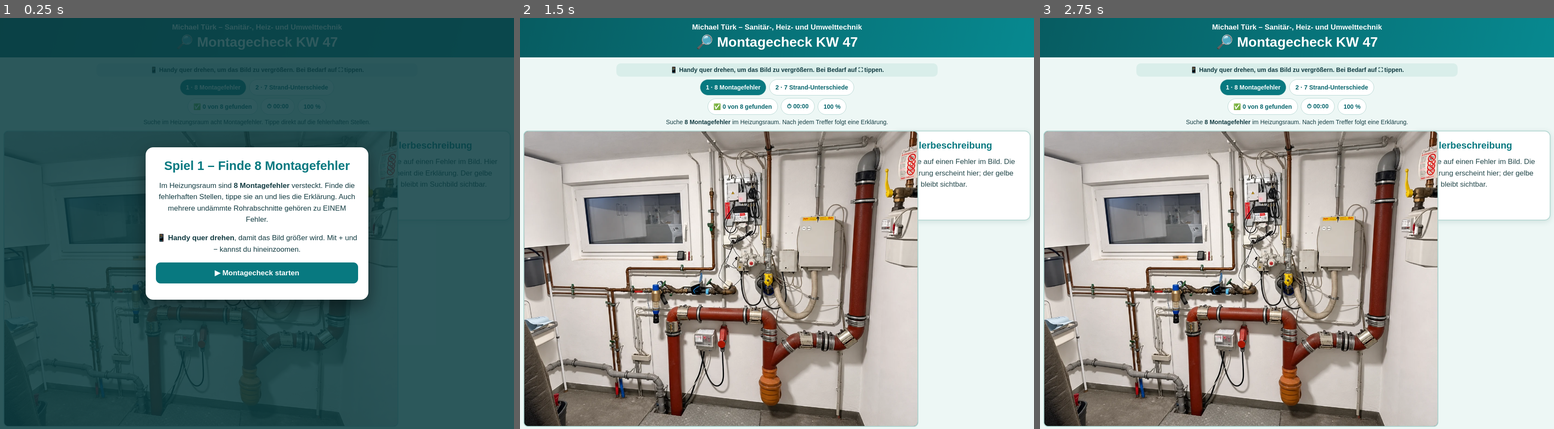
Above: before the commit, frames 1-3 (left to right).
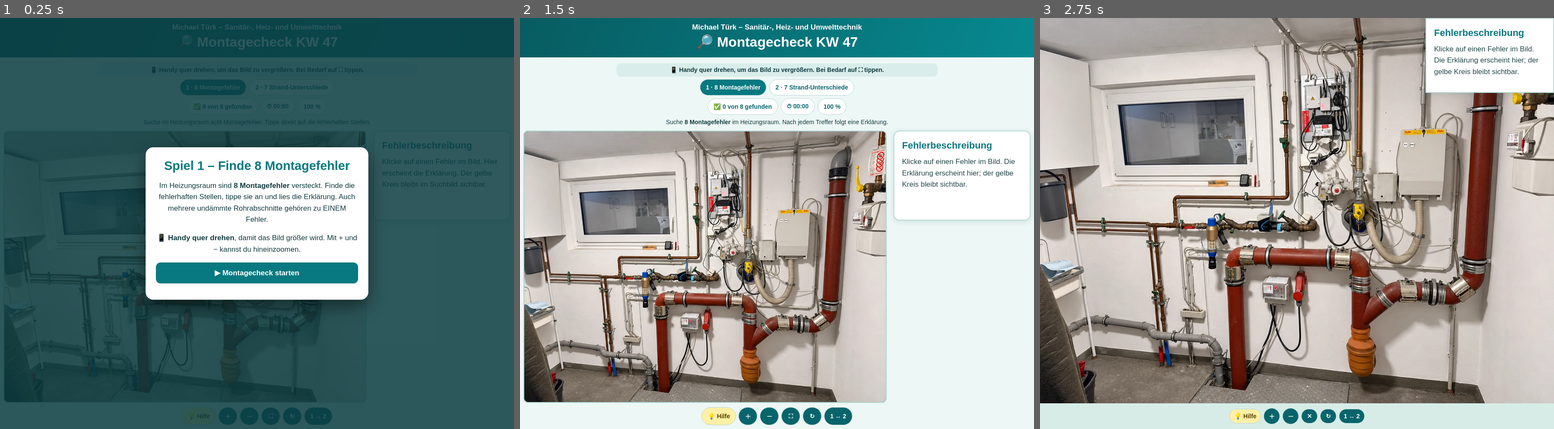
Above: after the commit, the same moments.

Repository: buerotuerk/Spiel-Fehlersuche
Game: browser game, page kw47.html
The game is run twice, just before and just after one commit, with the same random seed, the same clock (stepped at 60 frames per second) and the same inputs.
Inputs (mouse positions are in pixels of both pictures, inside the frame that each line leads up to):
- Up to frame 1 (0.25 s): no input
- Up to frame 2 (1.5 s): click "▶ Montagecheck starten" at 0.27 s; hold Left from 1.03 s (still down)
- Up to frame 3 (2.75 s): release Left at 1.6 s; hold Left 1.65-2.08 s; click (1312, 416) at 2.02 s, where only the run after the commit has a clickable "⛶"; hold Left 2.13-2.7 s

The runs differ from the first frame. In frame 1, 3.5% of the frame differs, in the area x 0-78%, y 27-100%; in frame 2, 37%; in frame 3, 82%, in the area x 0-100%, y 0-100%.

Commit message:
Fit KW47 game image within desktop grid beside explanation panel

Diff:
--- a/kw47.html
+++ b/kw47.html
@@ -119,7 +119,7 @@
 function paint(){bound();vp.style.transform='translate('+dx+'px,'+dy+'px) scale('+zoom+')';$('zoomlabel').textContent=Math.round(zoom*100)+' %'}
 function zoomTo(value,x=imageDims().w/2,y=imageDims().h/2){const z=Math.max(1,Math.min(8,value)),ix=(x-dx)/zoom,iy=(y-dy)/zoom;zoom=z;dx=x-ix*z;dy=y-iy*z;paint()}
 function resetZoom(){zoom=1;dx=dy=0;paint()}
-function fitBoard(){if(immersive)return;const maxWidth=board.parentElement.clientWidth,maxHeight=Math.max(200,innerHeight*.72) …(134 unchanged characters)…
+function fitBoard(){if(immersive)return;const area=board.parentElement,sidebar=$('infopanel'),single=window.matchMedia('(max-width: 950px)').matches,maxWidth=area.clientWidth-(single?0:sidebar.offsetWidth+16),maxHeight=Math.max(200,innerHeight*.72) …(134 unchanged characters)…
 function clearHint(){if(hint){hint.remove();hint=null}}
 function makeMark(part,which,hinting=false){const [x,y,rx,ry]=part,el=document.createElement('span');el.className='mark …(214 unchanged characters)…
 function announce(text){$('note').textContent=text}
